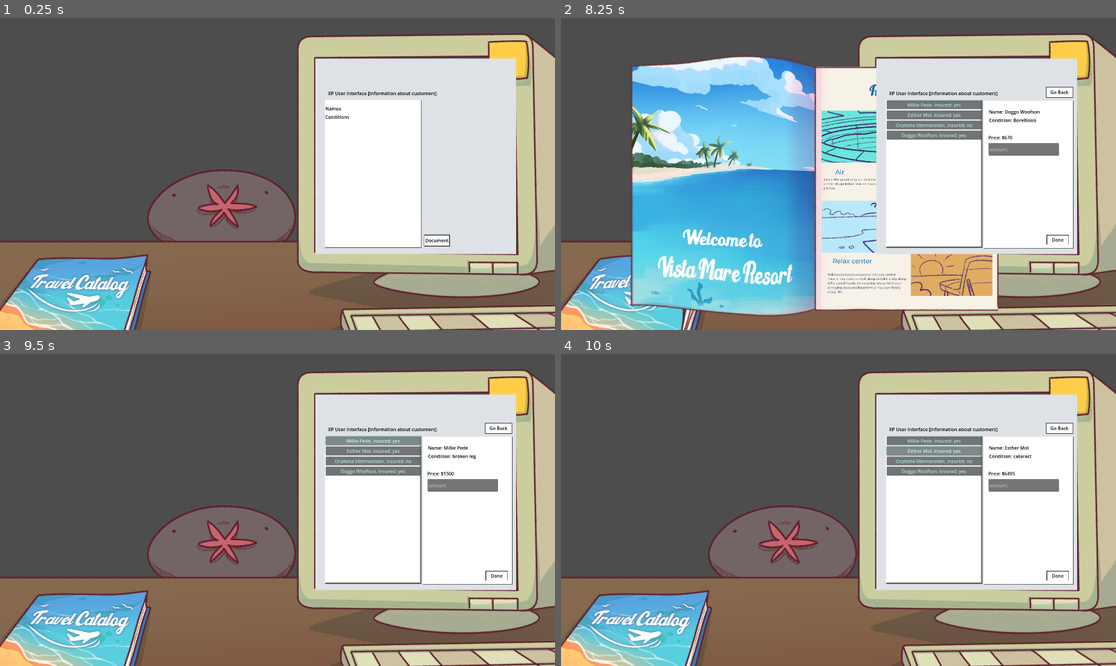
Above: before the commit, frames 1-4 (two rows, left to right).
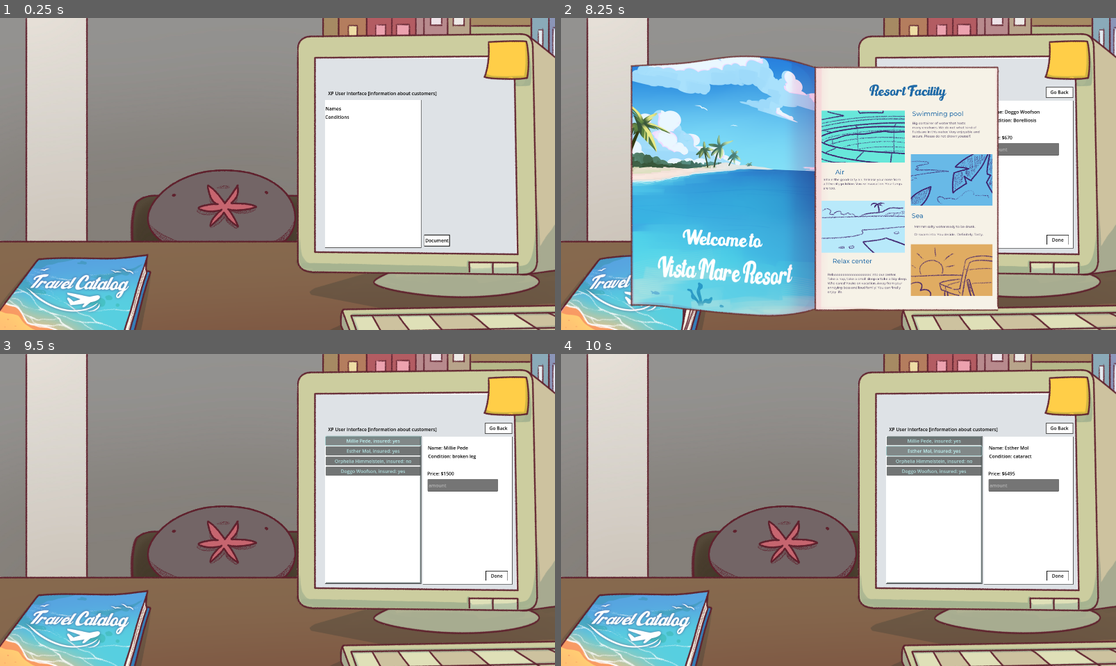
Above: after the commit, the same moments.

Repository: AgonGuri/vacation_please
Game: Godot game, scene res://scenes/main_layout.tscn
Two runs of this game, one before a commit and one after it. Both use one fixed random seed, a clock stepped at 60 frames per second and the inputs below. This scene is started directly instead of the project's main scene.
Inputs (mouse positions are in pixels of both pictures, inside the frame that each line leads up to):
- Up to frame 1 (0.25 s): no input
- Up to frame 2 (8.25 s): click (638, 273) at 0.5 s; click "Document" at 1.25 s; click "Conditions" at 2 s; click "Names" at 2.75 s; click "Millie Pede, insured: yes" at 3.5 s; click (1021, 149) at 4.27 s; type "12" at 4.35 s; click "Done" at 5 s; click "Esther Mol, insured: yes" at 5.75 s; click "Done" at 6.5 s; click "Doggo Woofson, insured: yes" at 7.25 s; click (638, 273) at 8 s
- Up to frame 3 (9.5 s): click "Millie Pede, insured: yes" at 8.75 s
- Up to frame 4 (10 s): click "Esther Mol, insured: yes" at 9.5 s

The runs differ from the first frame. In frame 1, 37% of the frame differs, in the area x 0-100%, y 0-100%; in frame 2, 26%; in frame 3, 37%; in frame 4, 37%.

Commit message:
added things

Diff:
--- a/scenes/main_layout.tscn
+++ b/scenes/main_layout.tscn
@@ -1,20 +1,32 @@
-[gd_scene load_steps=9 format=3 uid="uid://ll5qosfnpld3"]
+[gd_scene load_steps=10 format=3 uid="uid://ll5qosfnpld3"]
 
-[ext_resource type="Texture2D" uid="uid://b7y85vdrbga1v" path="res://Assets/animalsprites/mole.png" id="1_4lhwc"]
-[ext_resource type="Texture2D" uid="uid://by6ojocygd2dp" path="res://Assets/layout/frony_layout.png" id="1_7rr3c"]
-[ext_resource type="Script" path="res://scripts/main_layout.gd" id="1_cq4yi"]
-[ext_resource type="Texture2D" uid="uid://co4verei2hgtj" path="res://Assets/interactable/catalog_1.png" id="2_vjpme"]
-[ext_resource type="Texture2D" uid="uid://svr384p4hlgd" path="res://Assets/interactable/catalog_2.png" id="3_4jnhx"]
-[ext_resource type="Texture2D" uid="uid://cemoejxtwyj6t" path="res://Assets/interactable/catalog.png" id="4_4jnhx"]
+[ext_resource type="Texture2D" uid="uid://b7y85vdrbga1v" path="res://assets/animalsprites/mole.png" id="1_4lhwc"]
+[ext_resource type="Texture2D" uid="uid://by6ojocygd2dp" path="res://assets/layout/frony_layout.png" id="1_7rr3c"]
+[ext_resource type="Script" uid="uid://bd4ibh4fabtci" path="res://scripts/main_layout.gd" id="1_cq4yi"]
+[ext_resource type="Texture2D" uid="uid://dglk6ld2wbfv1" path="res://assets/layout/bg_layout.jpg" id="2_l5l47"]
+[ext_resource type="Texture2D" uid="uid://co4verei2hgtj" path="res://assets/interactable/catalog_1.png" id="2_vjpme"]
+[ext_resource type="Texture2D" uid="uid://svr384p4hlgd" path="res://assets/interactable/catalog_2.png" id="3_4jnhx"]
+[ext_resource type="Texture2D" uid="uid://cemoejxtwyj6t" path="res://assets/interactable/catalog.png" id="4_4jnhx"]
 [ext_resource type="Script" uid="uid://bbqlr045k8se6" path="res://scripts/catalogue.gd" id="5_f6vs1"]
-[ext_resource type="PackedScene" uid="uid://cfy5c3hbdy03k" path="res://scenes/pc_ui.tscn" id="8_4m2lt"]
+[ext_resource type="PackedScene" uid="uid://boepidkh0v6vi" path="res://scenes/pc_ui.tscn" id="8_4m2lt"]
 
 [node name="main_layout" type="Node2D"]
 script = ExtResource("1_cq4yi")
 
+[node name="Background" type="Sprite2D" parent="."]
+position = Vector2(960, 540)
+texture = ExtResource("2_l5l47")
+
 [node name="AnimalSprite" type="Sprite2D" parent="."]
 position = Vector2(960, 540)
 texture = ExtResource("1_4lhwc")
+
+[node name="MainUI" parent="." instance=ExtResource("8_4m2lt")]
+anchors_preset = 15
+offset_left = 1088.0
+offset_top = 139.0
+offset_right = 1782.0
+offset_bottom = 816.0
 
 [node name="FronyLayout" type="Sprite2D" parent="."]
 position = Vector2(960, 540)
@@ -32,10 +44,3 @@
 visible = false
 position = Vector2(936, -113)
 texture = ExtResource("4_4jnhx")
-
-[node name="MainUI" parent="." instance=ExtResource("8_4m2lt")]
-anchors_preset = 15
-offset_left = 1088.0
-offset_top = 139.0
-offset_right = 1782.0
-offset_bottom = 816.0
Not shown, changed: assets/animalsprites/crow.png.import
Not shown, changed: assets/animalsprites/elephant.png.import
Not shown, changed: assets/animalsprites/millipede.png.import
Not shown, changed: assets/animalsprites/star.png.import
Not shown, changed: assets/animalsprites/worm.png.import
